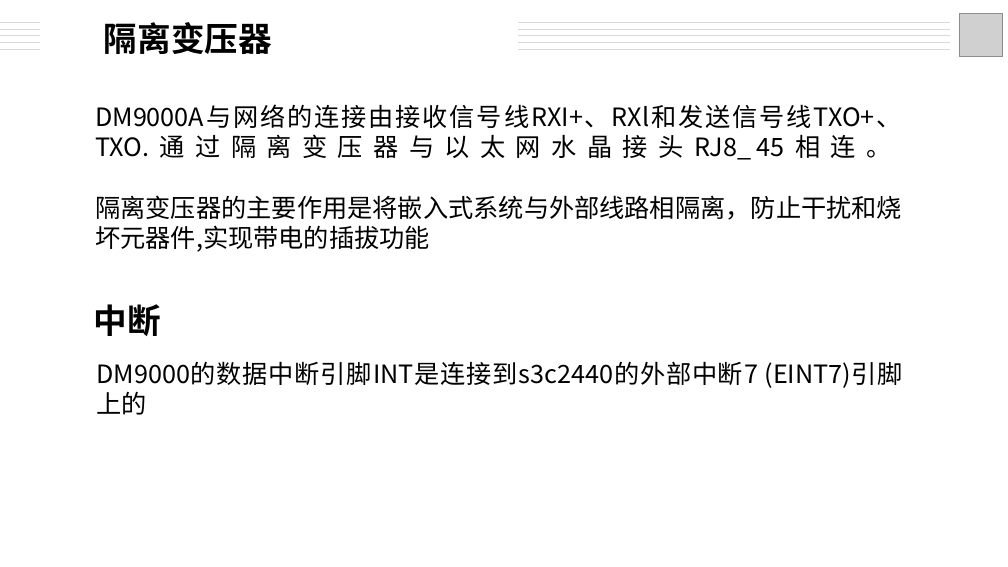
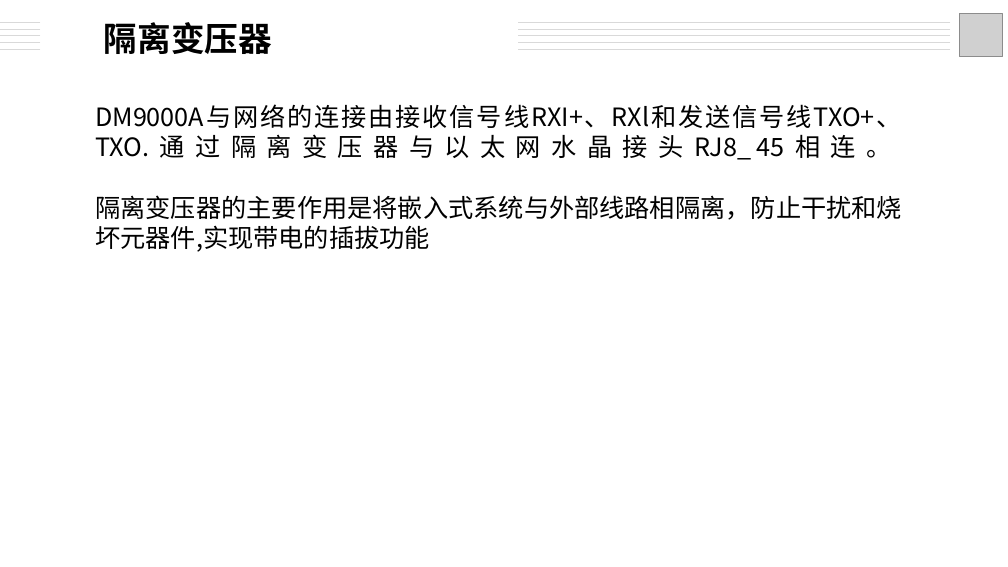
Before and after one commit to deswinteil/Car-anti-theft-system-design, a slide deck: slide 4 of ppt/6.pptx. Drawn at 1008x567 pixels with LibreOffice and Linux fonts; fonts in the diff are those of the drawing; grey boxes stand for pictures. Boxes give left, top, right and bottom in pixels: in the first picture for what was removed or moved away, otherwise in the second. Text is boxed around its words. In the diff, an @@ line names an element or a change of style, - is before the commit and + after.

```diff
--- a/ppt/6.pptx
+++ b/ppt/6.pptx
@@ text removed at [94,304,161,336] @@
-中断
@@ text removed at [96,361,904,415] @@
-DM9000的数据中断引脚INT是连接到s3c2440的外部中断7 (EINT7)引脚上的
```
Also in this commit, not shown: 3 other slides changed, 1 other file.
